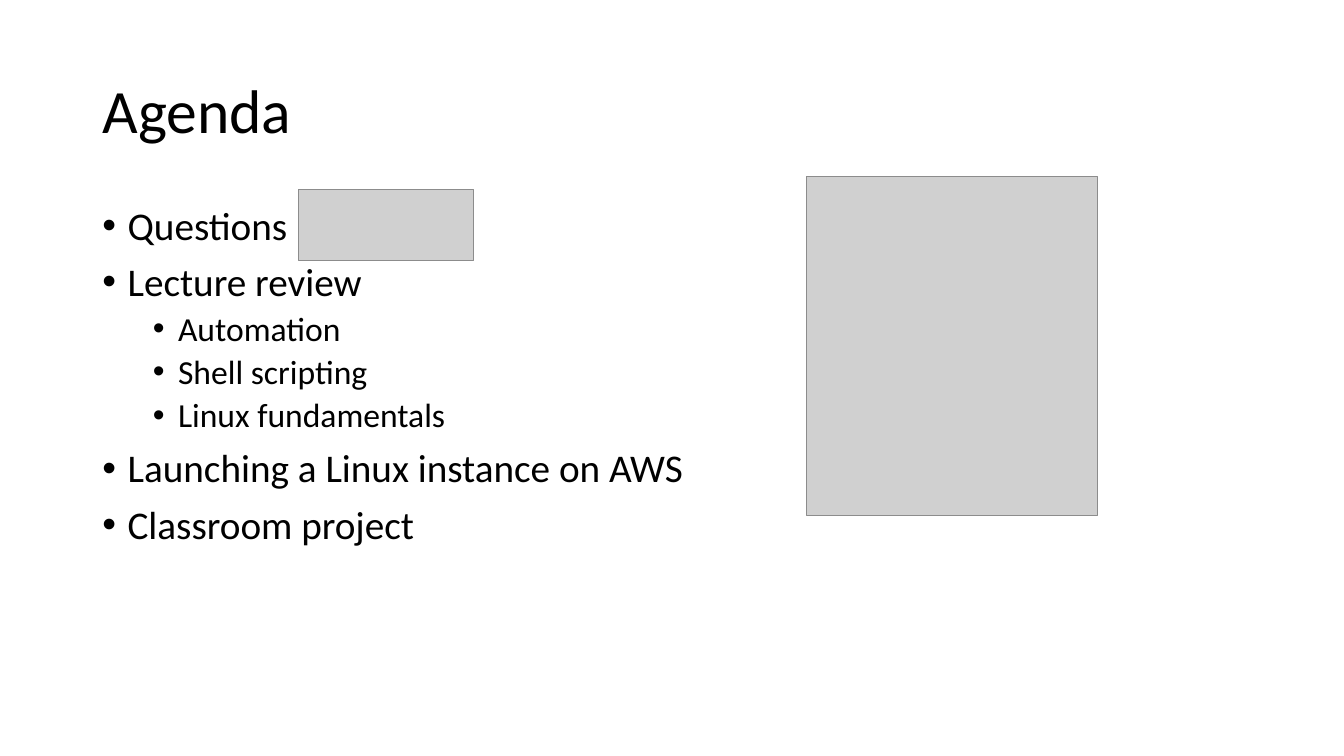
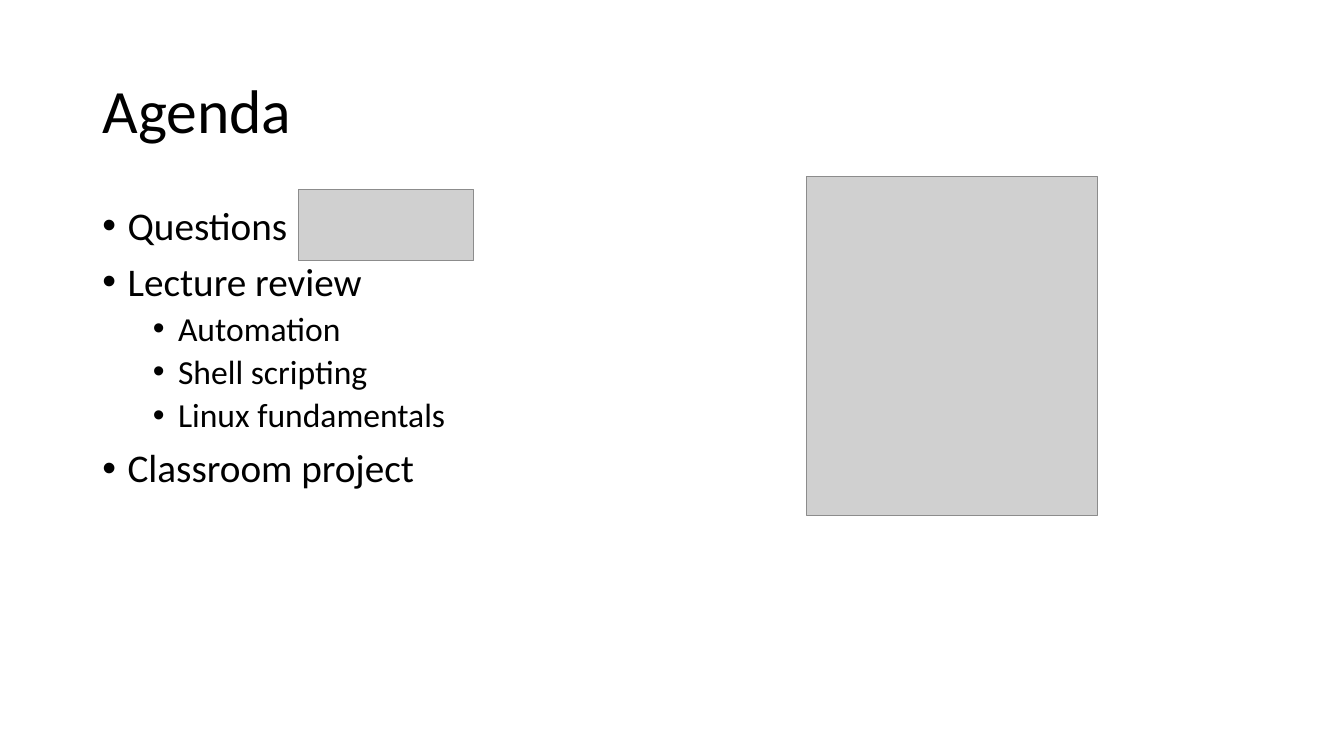
Before and after one commit to jasondbaker/infrastructure-class, a slide deck: slide 2 of review/lecture-review-week-2.pptx. Drawn at 1344x756 pixels with LibreOffice and Linux fonts; fonts in the diff are those of the drawing; grey boxes stand for pictures. Boxes give left, top, right and bottom in pixels: in the first picture for what was removed or moved away, otherwise in the second. Text is boxed around its words. In the diff, an @@ line names an element or a change of style, - is before the commit and + after.

```diff
--- a/review/lecture-review-week-2.pptx
+++ b/review/lecture-review-week-2.pptx
@@ text at bbox=[128, 454, 683, 489]: paragraph removed @@
-• Launching a Linux instance on AWS
```
Also in this commit, not shown: 3 other slides changed, 1 slide removed.
